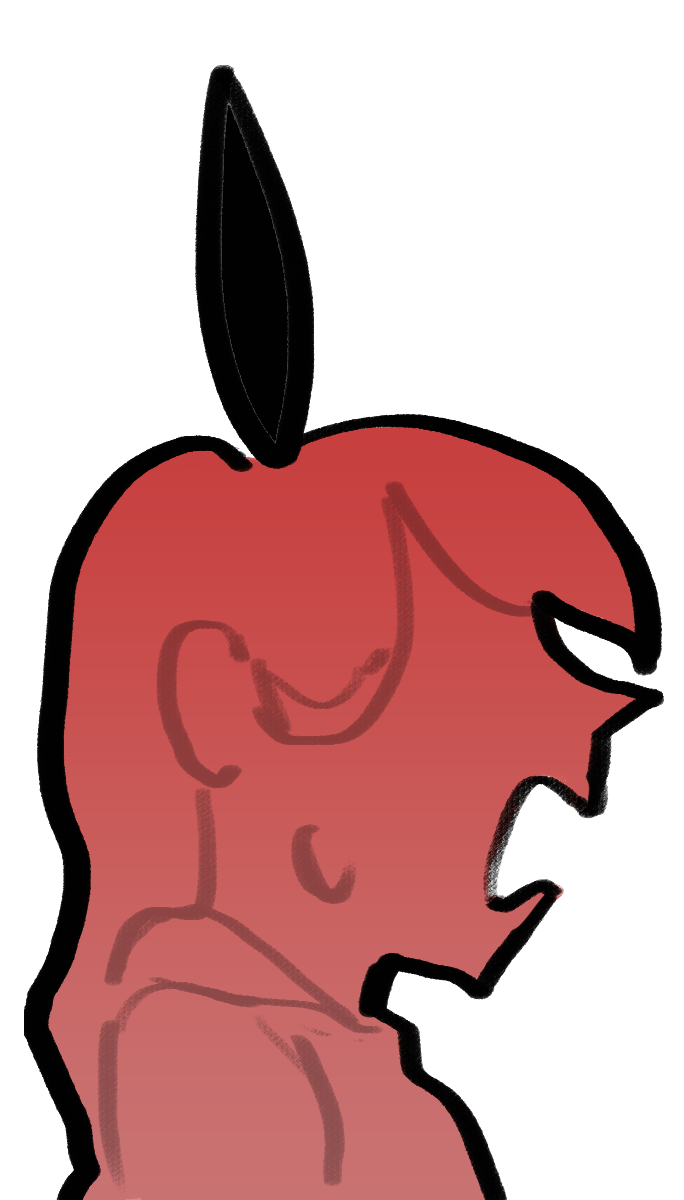
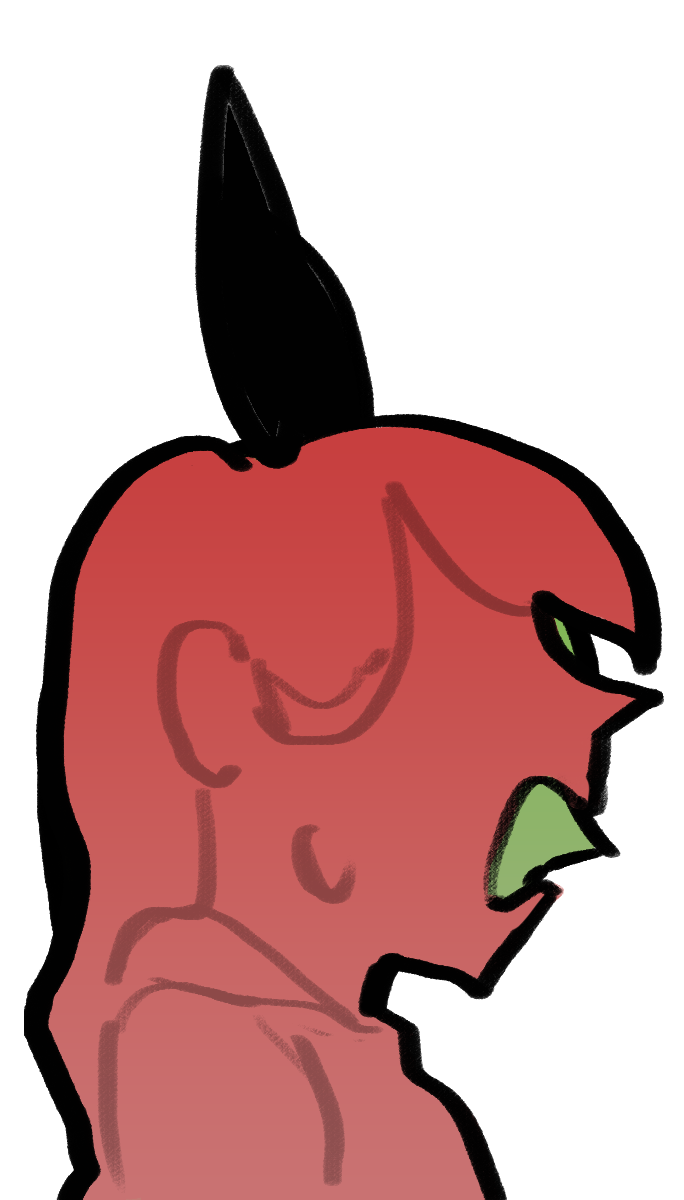
Before/after of a (684, 1200) layered artwork. What changed in the layer stack:
showed group "1" (6 layers) over [34, 176, 621, 1200]
moved "图层 3" into group "hp_1_line_inside.png" over [461, 616, 575, 983]